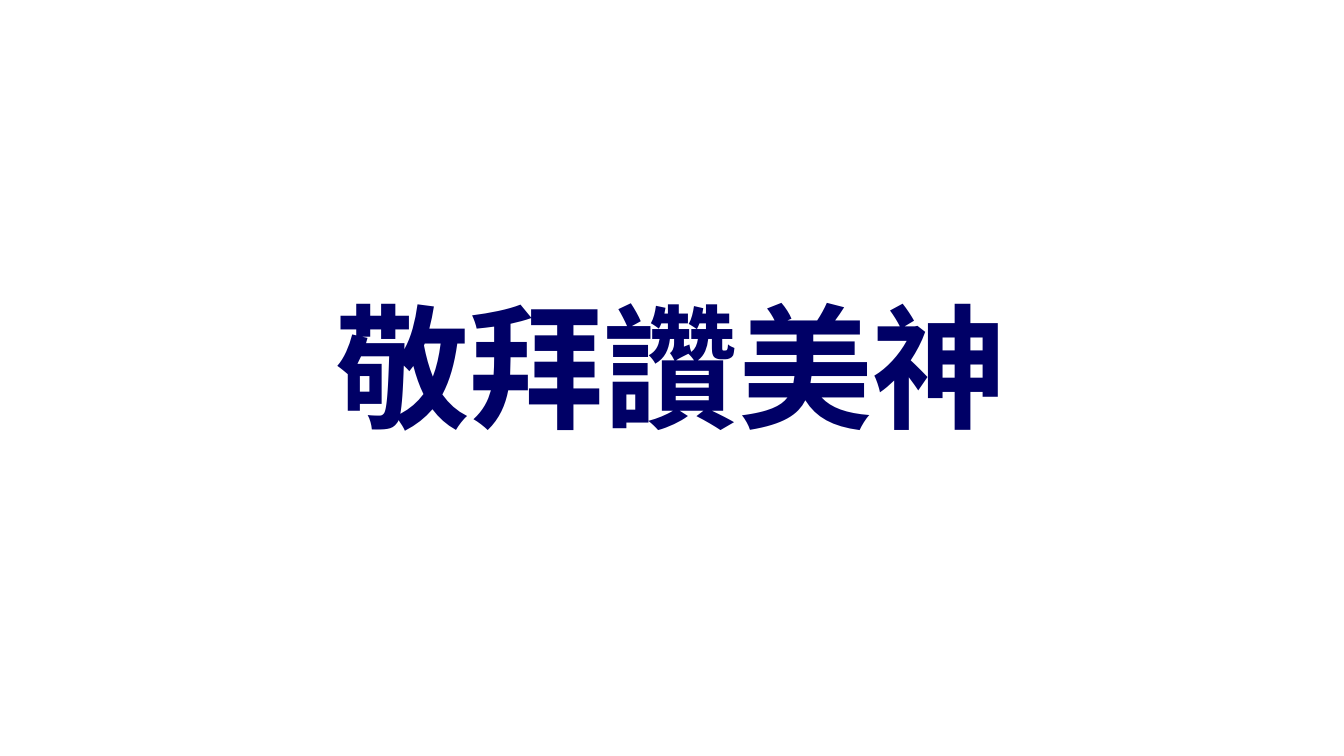
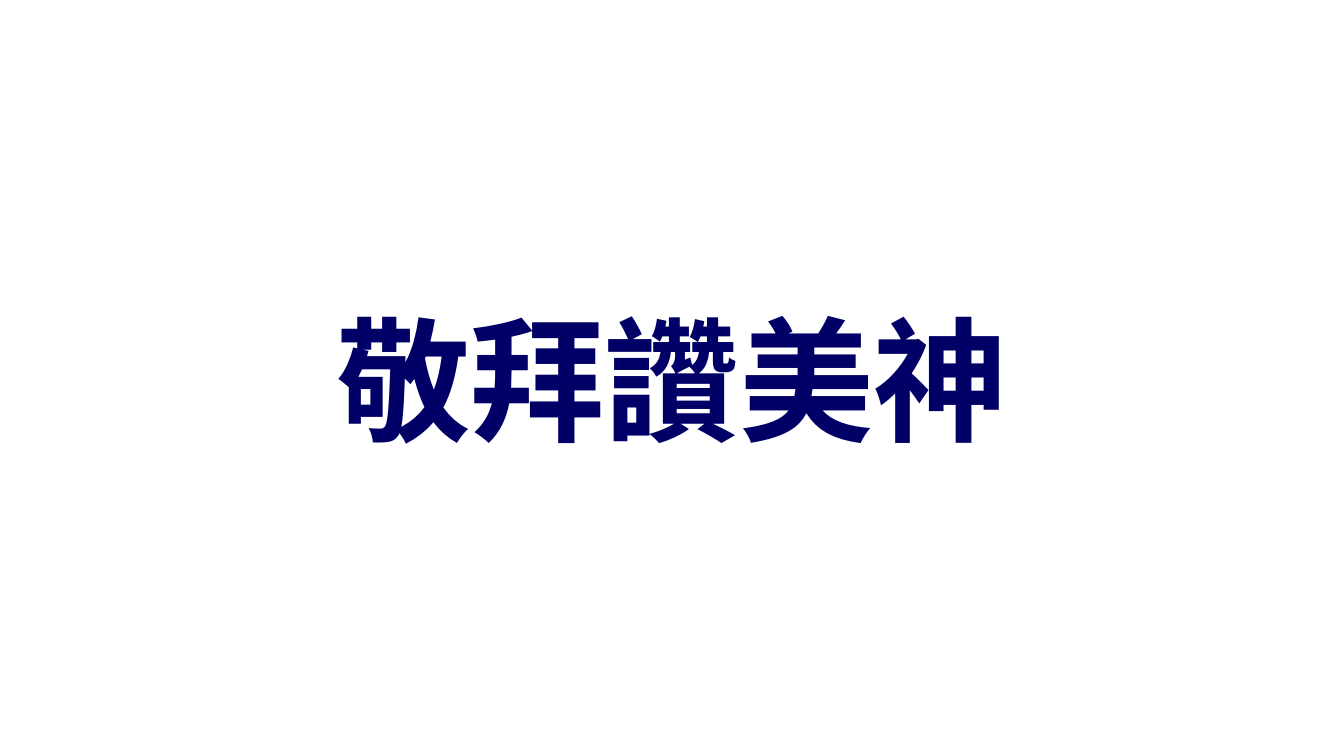
Before and after one commit to batisuoc/other-ppts, a slide deck: slide 3 of 崇拜流程_version02.pptx. Drawn at 1344x756 pixels with LibreOffice and Linux fonts; fonts in the diff are those of the drawing; background and template pictures are left out. Boxes give left, top, right and bottom in pixels: in the first picture for what was removed or moved away, otherwise in the second. Text is boxed around its words. In the diff, an @@ line names an element or a change of style, - is before the commit and + after.

```diff
--- a/崇拜流程_version02.pptx
+++ b/崇拜流程_version02.pptx
@@ title "敬拜讚美神" moved from (x1=335, y1=303, x2=1007, y2=431) to (x1=336, y1=316, x2=1008, y2=444) @@
```
Also in this commit, not shown: 8 other slides changed.
